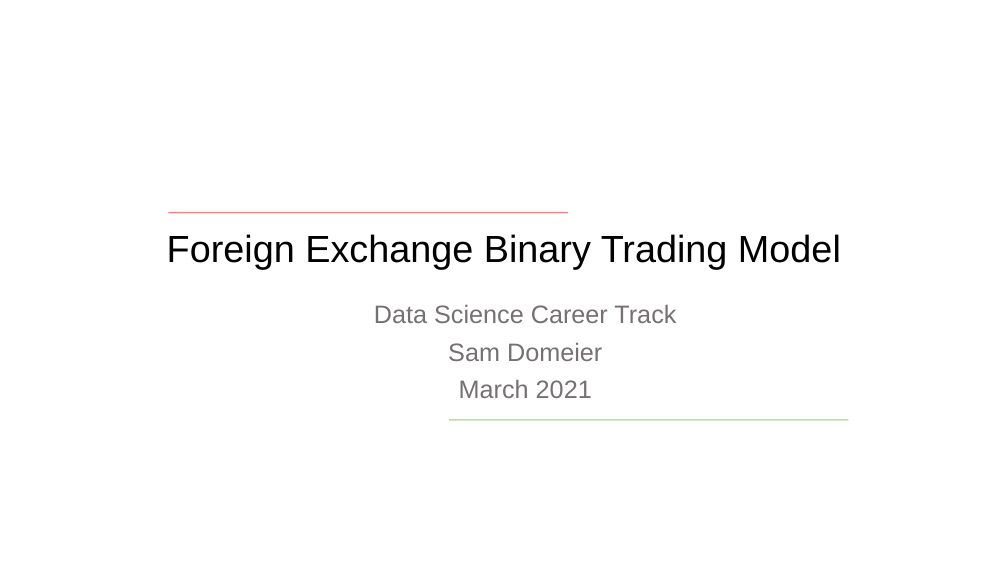
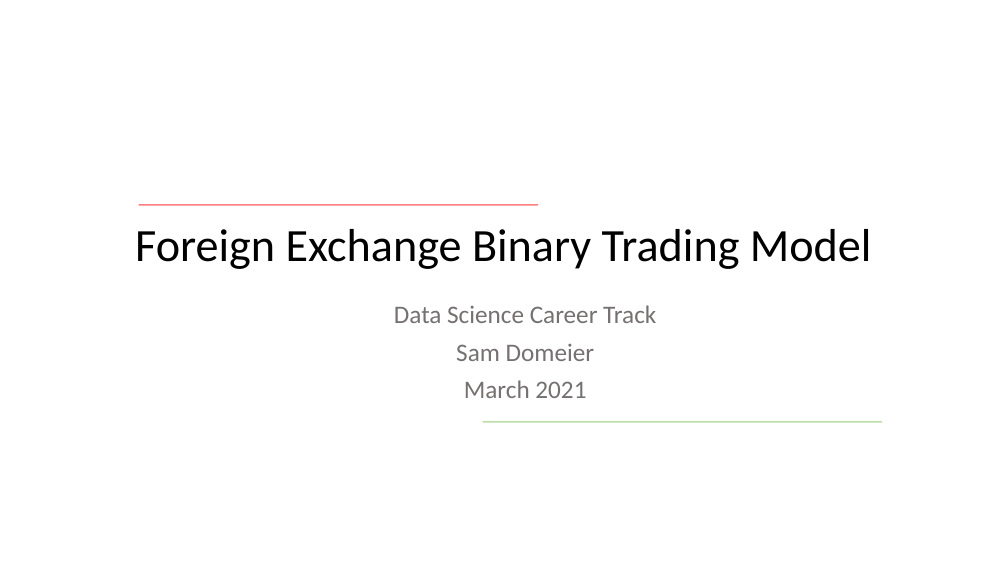
Before and after one commit to samdomeier/Springboard-projects, a slide deck: slide 1 of forex_binary_trading_classification/forex_model_presentation.pptx. Drawn at 1008x567 pixels with LibreOffice and Linux fonts; fonts in the diff are those of the drawing; background and template pictures are left out. Boxes give left, top, right and bottom in pixels: in the first picture for what was removed or moved away, otherwise in the second. Text is boxed around its words. In the diff, an @@ line names an element or a change of style, - is before the commit and + after.

Commit message:
updated ppt

```diff
--- a/forex_binary_trading_classification/forex_model_presentation.pptx
+++ b/forex_binary_trading_classification/forex_model_presentation.pptx
@@ line moved from (169, 212) - (568, 212) to (138, 205) - (538, 205) @@
@@ title "Foreign Exchange Binary Trading Model" at (x1=135, y1=229, x2=872, y2=269): size 36 to 44 pt, font Arial to Calibri @@
@@ subtitle "Data Science Career Track" at (x1=394, y1=305, x2=656, y2=398): font Arial to Calibri @@
@@ line moved from (449, 420) - (848, 420) to (482, 422) - (882, 422) @@
```
Also in this commit, not shown: 12 slides added, 1 slide removed.
